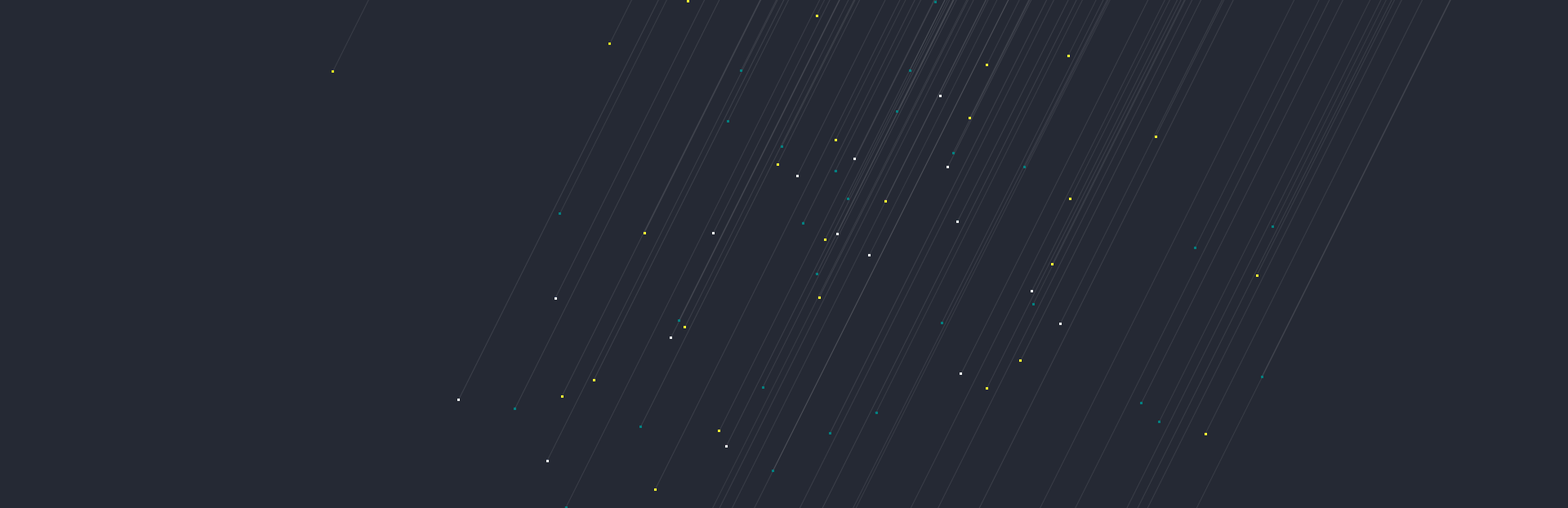
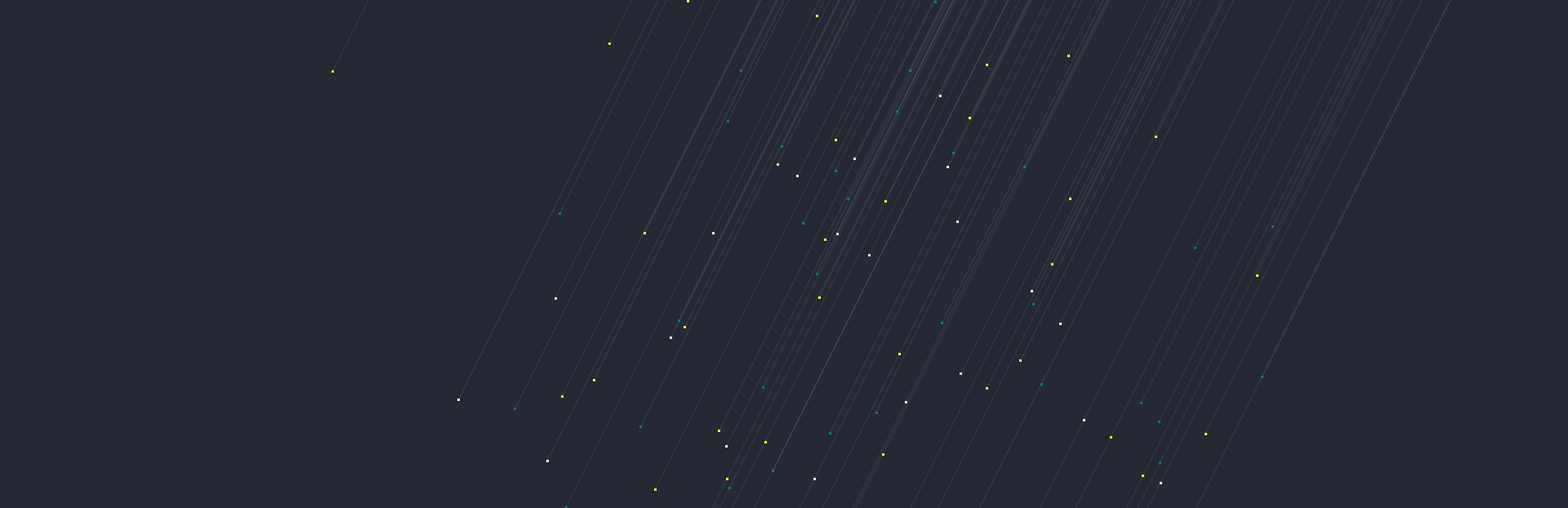
Before/after of a w=1568, h=508 layered artwork. What changed in the layer stack:
added layer "nove tufne" above "tufne" over [726, 352, 1163, 485]
painted on "tufne" over [728, 441, 767, 490]
showed "Layer 0" over [726, 352, 1163, 490]
